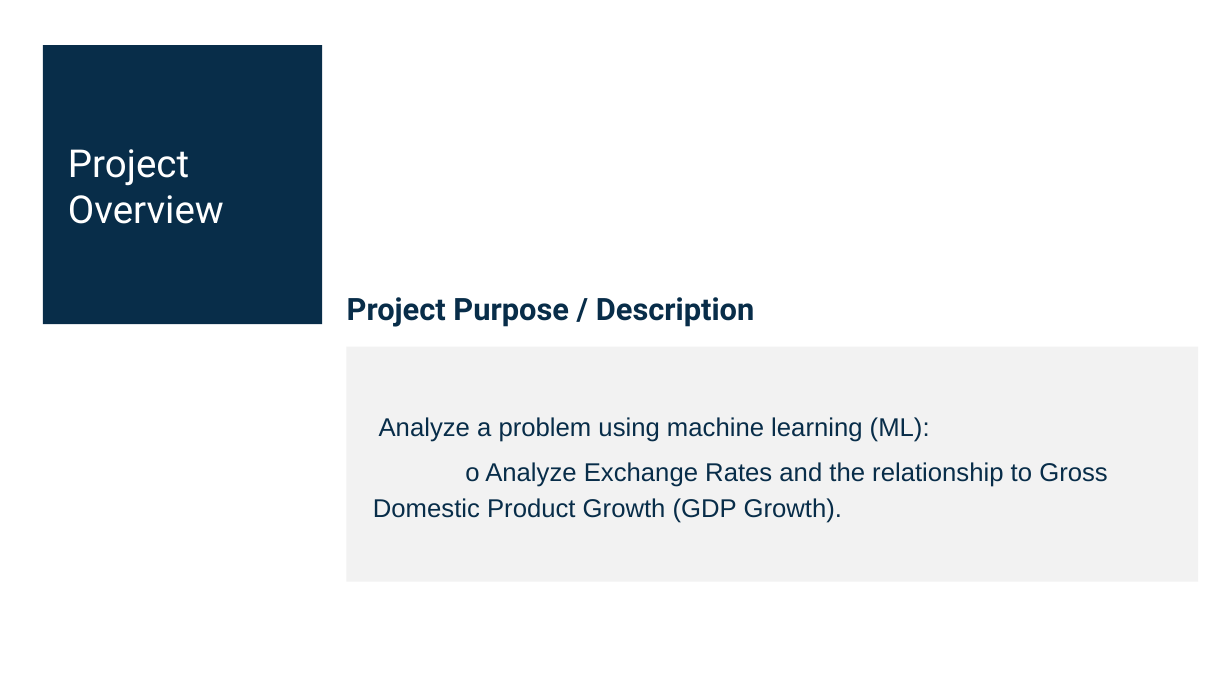
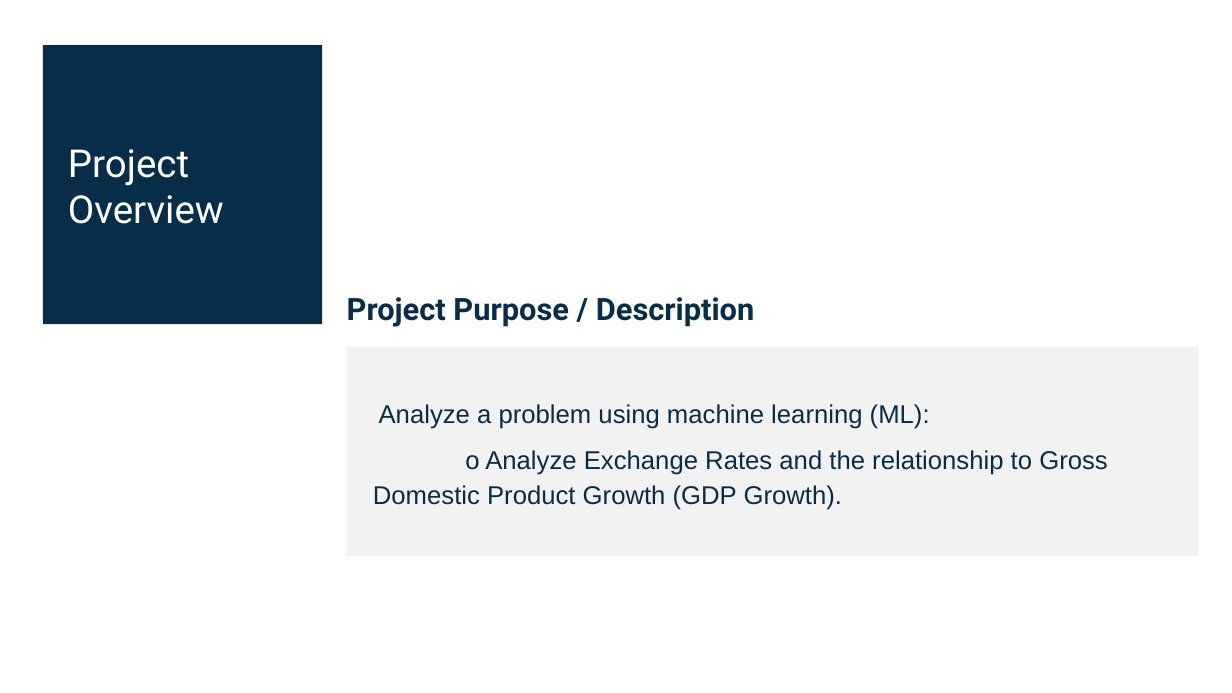
Before and after one commit to tbrown14611/Project_2, a slide deck: slide 2 of Team_3_AI_Bootcamp_Project_2.pptx. Drawn at 1232x693 pixels with LibreOffice and Linux fonts; fonts in the diff are those of the drawing. Boxes give left, top, right and bottom in pixels: in the first picture for what was removed or moved away, otherwise in the second. Text is boxed around its words. In the diff, an @@ line names an element or a change of style, - is before the commit and + after.

```diff
--- a/Team_3_AI_Bootcamp_Project_2.pptx
+++ b/Team_3_AI_Bootcamp_Project_2.pptx
@@ rectangle "Analyze a problem using machine ...": place and size @@
-rectangle "Analyze a problem using machine ..." at bbox=[347, 347, 1199, 582]
+rectangle "Analyze a problem using machine ..." at bbox=[347, 347, 1199, 556]
```
Also in this commit, not shown: 4 other slides changed.
